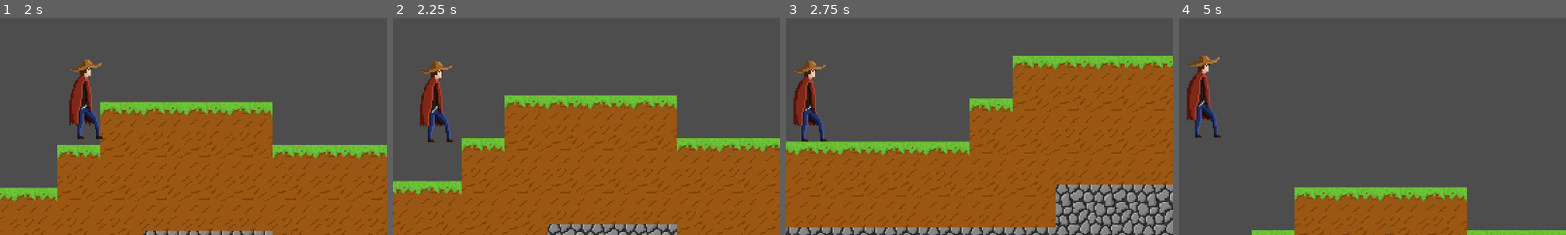
Above: before the commit, frames 1-4 (left to right).
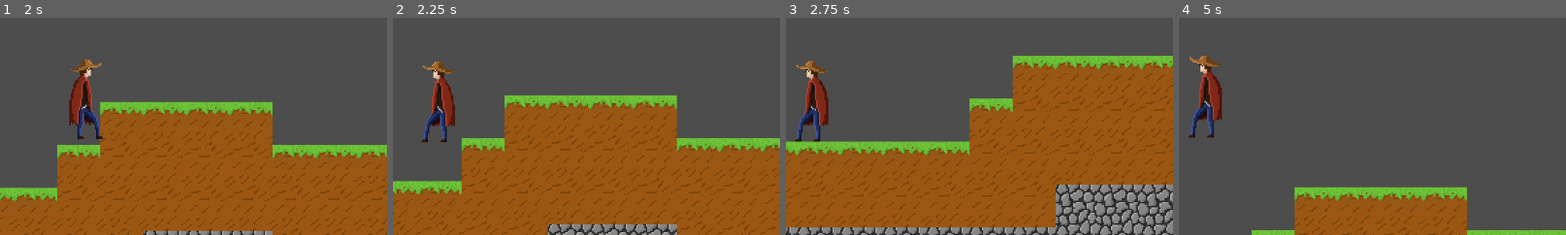
Above: after the commit, the same moments.

Repository: lukaiakobidze/2DGodot
Game: Godot game, scene res://scenes/game.tscn
Same seed, same stepped clock (60 frames per second), same inputs: the game is played once before the commit and once after it.
Inputs (mouse positions are % of the whole screen's width and height, from its top left):
- Up to frame 1 (2 s): tap Enter at 0.5 s; move the mouse to (72, 45) at 0.52 s; press the mouse at (72, 45) at 0.53 s; hold D (move_right) from 0.53 s (still down); tap W (jump) at 0.77, 1.52 s; move the mouse to (30, 55) at 1.27 s; release the mouse at (30, 55) at 1.28 s; click (30, 55) at 1.35 s
- Up to frame 2 (2.25 s): move the mouse to (60, 28) at 2.02 s; release D (move_right) at 2.03 s; press the mouse at (60, 28) at 2.03 s; hold A (move_left) from 2.03 s (still down)
- Up to frame 3 (2.75 s): keep holding A (move_left)
- Up to frame 4 (5 s): move the mouse to (45, 70) at 2.77 s; release A (move_left) at 2.78 s; release the mouse at (45, 70) at 2.78 s; hold D (move_right) 2.78-4.28 s; click (45, 70) at 2.85 s; tap W (jump) at 3.02, 3.77, 4.52 s; move the mouse to (80, 65) at 3.52 s; press the mouse at (80, 65) at 3.53 s; move the mouse to (20, 35) at 4.27 s; release the mouse at (20, 35) at 4.28 s; hold A (move_left) from 4.28 s (still down); click (20, 35) at 4.35 s
The pictures show only the part of the screen within x 41-91%, y 33-83%; the shares and areas given below are measured in that part.

Frame 1 is identical in both runs. In frame 2, 2.3% of the frame differs, in the area x 7-17%, y 20-58%; in frame 3, 2.3%; in frame 4, 2.4%, in the area x 2-12%, y 17-55%.

Commit message:
player looks the way youre moving

Diff:
--- a/scripts/player.gd
+++ b/scripts/player.gd
@@ -6,6 +6,11 @@
 const reach = 5
 
 func _physics_process(delta: float) -> void:
+
+
+
+
+
 	# Add the gravity.
 	if not is_on_floor():
 		velocity += get_gravity() * delta
@@ -17,6 +22,12 @@
 	# Get the input direction and handle the movement/deceleration.
 	# As good practice, you should replace UI actions with custom gameplay actions.
 	var direction := Input.get_axis("move_left", "move_right")
+	if direction > 0:
+		$AnimatedSprite2D.flip_h = false
+	if direction < 0:
+		$AnimatedSprite2D.flip_h = true
+
+
 	if direction:
 		velocity.x = direction * SPEED
 	else:
